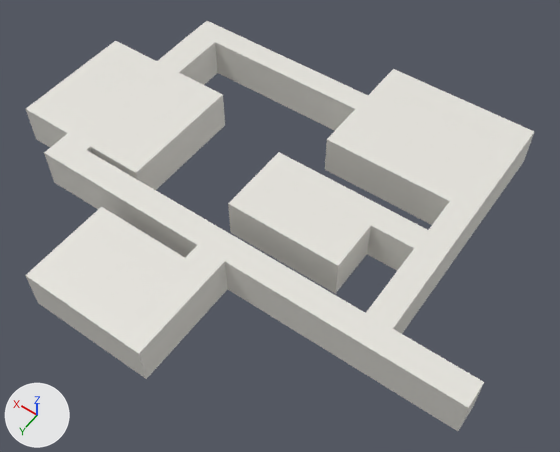
The Blender file WalkingSim/House.blend: old version first, new version second.
Both versions are drawn from a 50 mm camera at (-28.3, 25.4, 49.4) aimed at (-6.0, -5.8, 0.4). Lighting does not change. The marker at lower left points along +X, +Y and +Z.

Names of what the first picture shows: 'floor -col'.
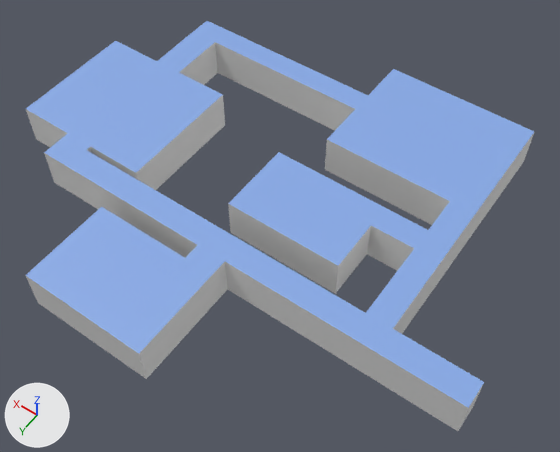
What changed in the scene script:
```text
Change mat_floormaterial:
    mat_floormaterial.base_color: (0.8, 0.783, 0.733) -> (0.446, 0.8, 0.356)  # white #e7e5de -> green #b2e7a1
Add mat_ceilingmat:
    mat_ceilingmat = principled_material('CeilingMat')
    mat_ceilingmat.base_color = (0.249, 0.406, 0.8)  # blue #89abe7
Add mat_wallmat:
    mat_wallmat = principled_material('WallMat')
    mat_wallmat.base_color = (0.8, 0.8, 0.8)  # white #e7e7e7
Change me_plane:
    where me_plane.from_pydata(...)  # 165 vertices, 89 faces; spans x -25.6..17.4, y -24.0..10.4, z 0.0..3.7
    used by ob_floor__col; location = (0.0, 0.0, 0.0)
    me_plane part 1: all 54 faces centred in x -25.6..17.4, y -24.0..10.4, z 1.8 switch from mat_floormaterial (white #e7e5de) to mat_wallmat (white #e7e7e7)
    me_plane part 2: all 4 faces centred in x -6.9..-1.7, y -10.9..6.5, z 3.7 switch from mat_floormaterial (white #e7e5de) to mat_ceilingmat (blue #89abe7)
```

Boxes (x1, y1, x2, y2) around the edits, measured in the pictures (560 x 452 px):
'floor -col', recoloured (white to blue)
    both: (25, 21, 534, 410)
part 1 of me_plane, recoloured
    both: (25, 42, 534, 431)
part 2 of me_plane, recoloured (white to blue)
    both: (26, 21, 534, 408)
